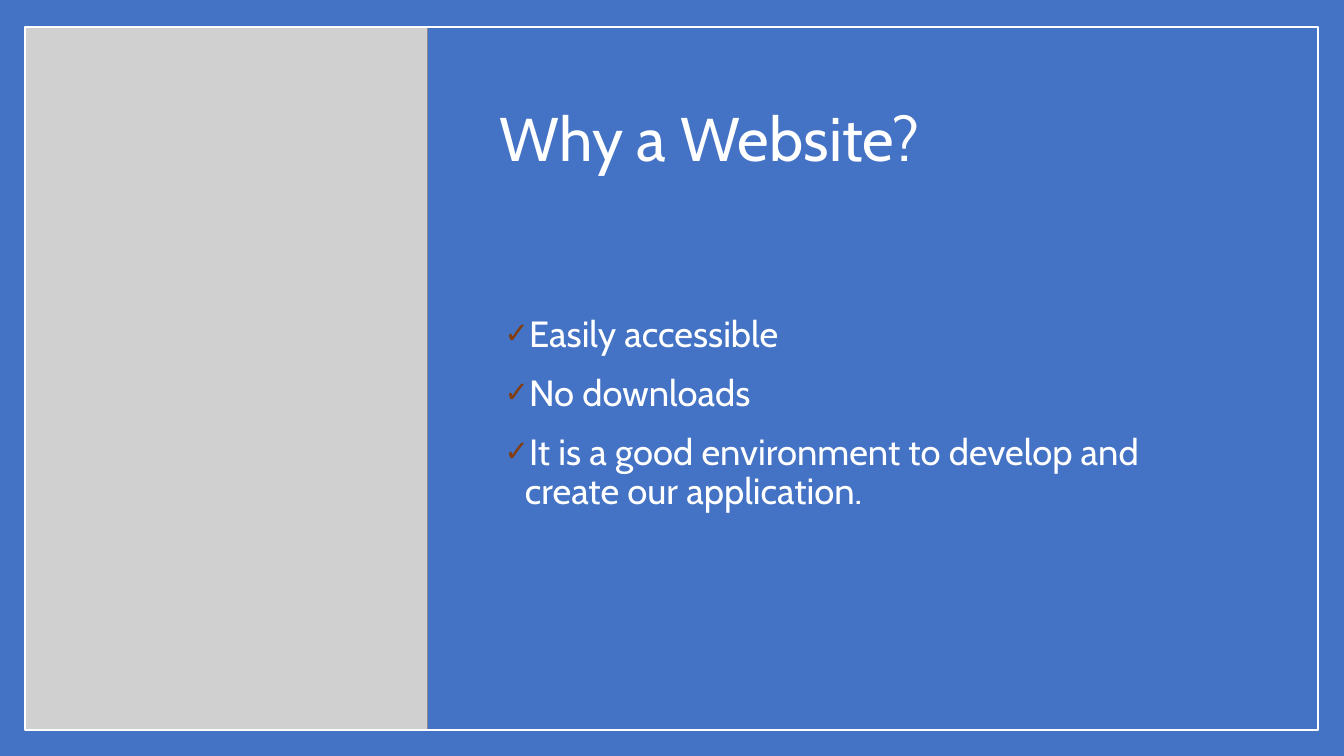
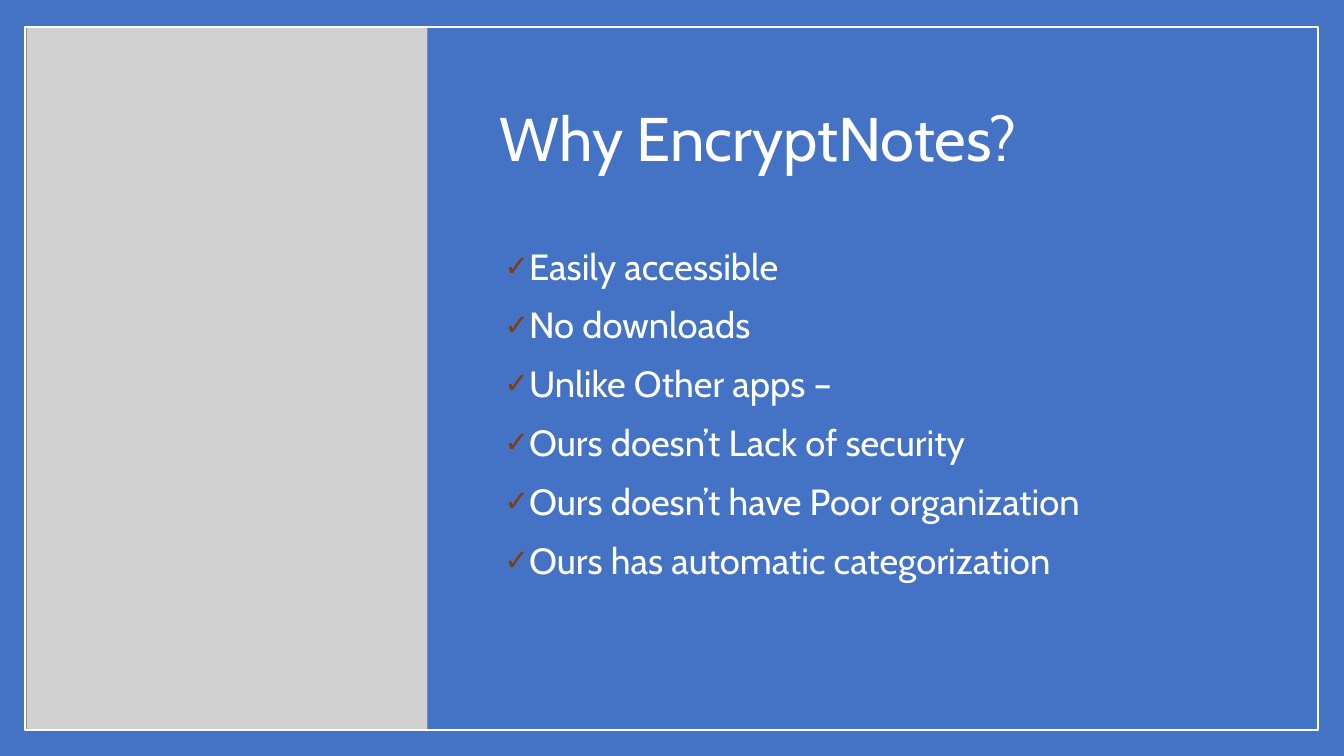
Before and after one commit to Dwaddle26/EncryptNotes, a slide deck: slide 3 of Phase 4 Documentation/Team_2_Presentation_4_V2.pptx. Drawn at 1344x756 pixels with LibreOffice and Linux fonts; fonts in the diff are those of the drawing; grey boxes stand for pictures. Boxes give left, top, right and bottom in pixels: in the first picture for what was removed or moved away, otherwise in the second. Text is boxed around its words. In the diff, an @@ line names an element or a change of style, - is before the commit and + after.

Commit message:
Change the layout of the Slides
I change how some the slides looked and added a little more information to one.

```diff
--- a/Phase 4 Documentation/Team_2_Presentation_4_V2.pptx
+++ b/Phase 4 Documentation/Team_2_Presentation_4_V2.pptx
@@ title at [500,115,1017,175]: text changed @@
-Why a Website?
+Why EncryptNotes?
@@ text "Easily accessible": place and size @@
-text "Easily accessible" at [525,319,1139,512]
+text "Easily accessible" at [529,252,1080,582]
@@ text at [529,369,1080,582]: text changed @@
-✓ It is a good environment to develop and create our application.
+✓ Unlike Other apps –
+✓ Ours doesn’t Lack of security
+✓ Ours doesn’t have Poor organization
+✓ Ours has automatic categorization
```
Also in this commit, not shown: 6 other slides changed, 1 slide added, 1 other file.
